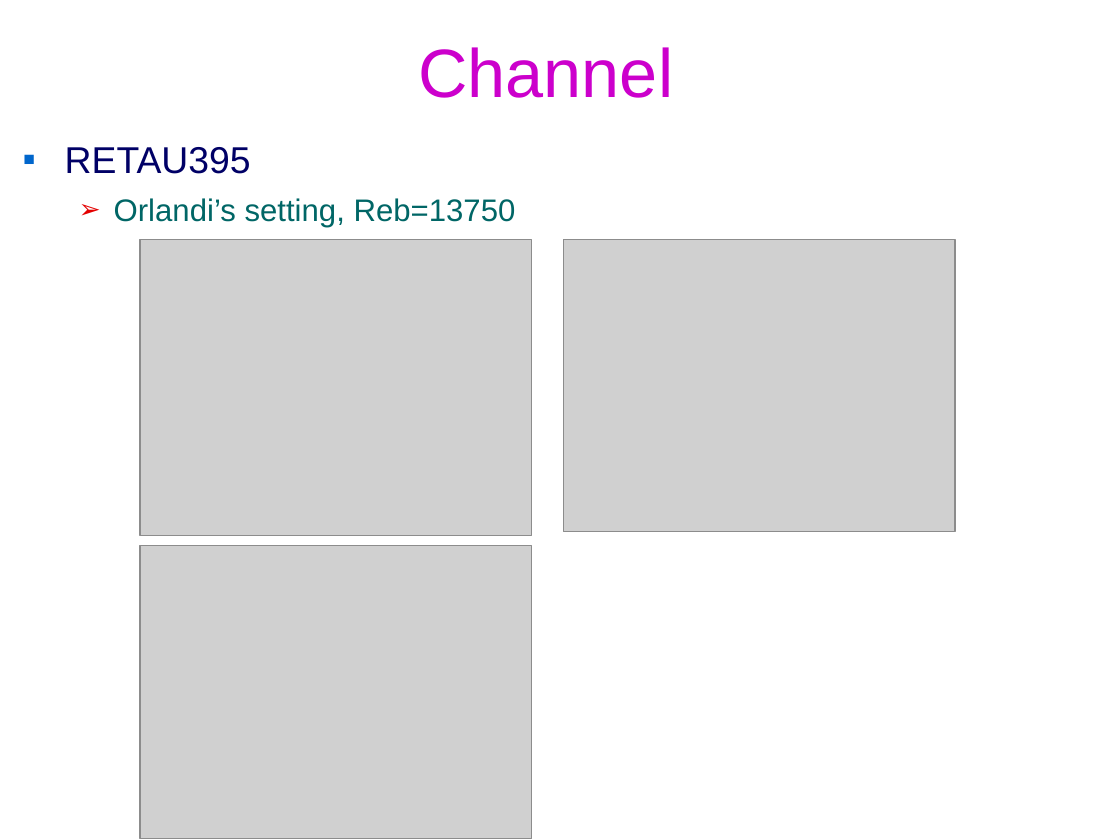
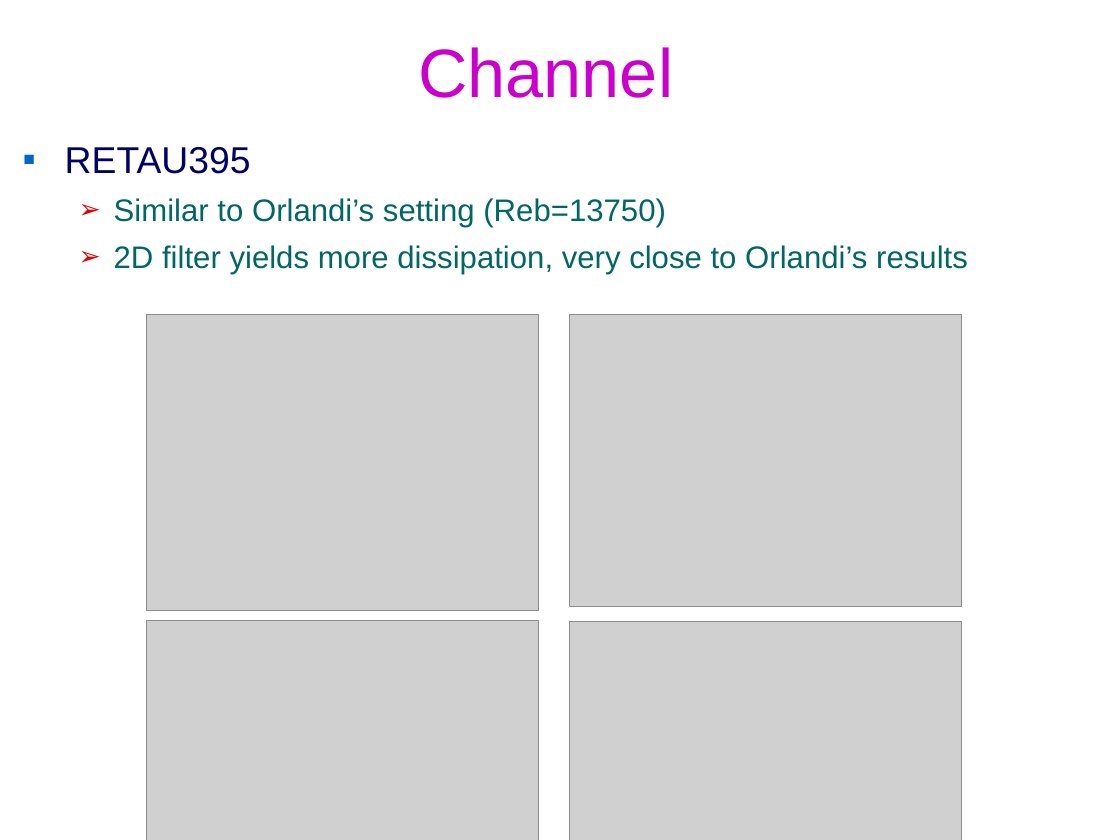
Before and after one commit to federicoVerolini/CaLES, a slide deck: slide 7 of docs/vv.pptx. Drawn at 1120x840 pixels with LibreOffice and Linux fonts; fonts in the diff are those of the drawing; grey boxes stand for pictures; background and template pictures are left out. Boxes give left, top, right and bottom in pixels: in the first picture for what was removed or moved away, otherwise in the second. Text is boxed around its words. In the diff, an @@ line names an element or a change of style, - is before the commit and + after.

Commit message:
add pre-defined _FILTER_2D

```diff
--- a/docs/vv.pptx
+++ b/docs/vv.pptx
@@ text at bbox=[114, 198, 968, 274]: text changed @@
-  ➢ Orlandi’s setting, Reb=13750
+  ➢ Similar to Orlandi’s setting (Reb=13750)
+  ➢ 2D filter yields more dissipation, very close to Orlandi’s results
@@ 3 pictures: place and size @@
-3 pictures at bbox=[140, 240, 955, 839]
+3 pictures at bbox=[147, 315, 961, 840]
@@ picture added at bbox=[569, 622, 961, 840] @@
```
Also in this commit, not shown: 3 other slides changed, 2 other files.
